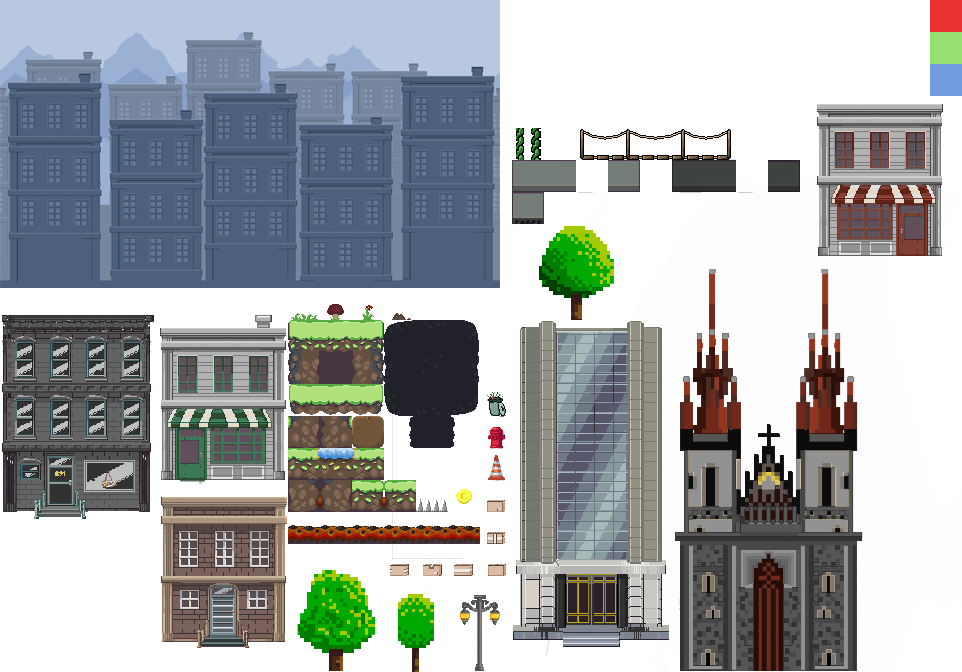
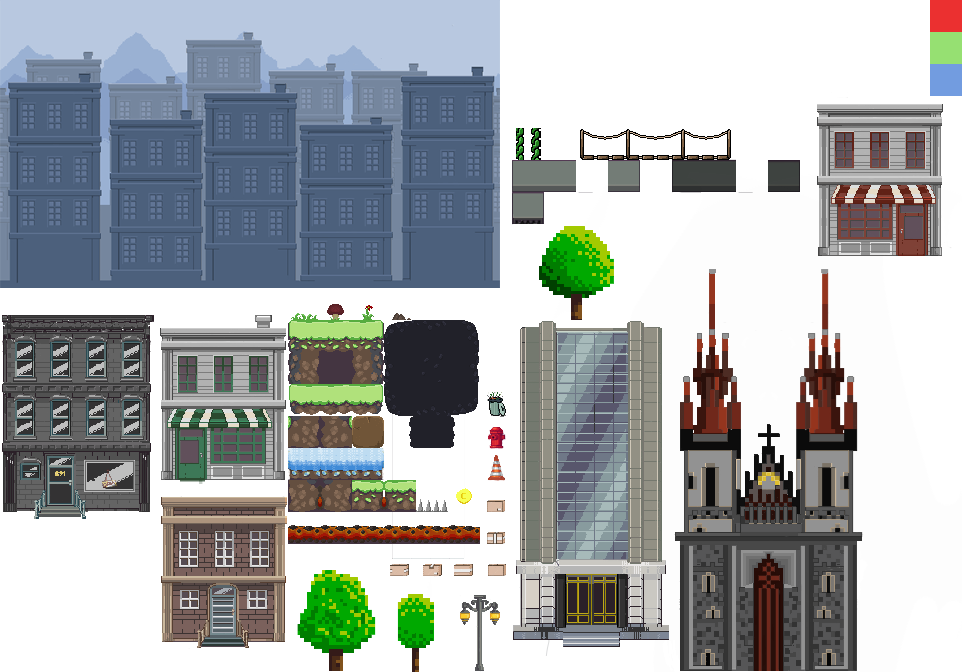
Layers edited between the first and the second w=962, h=672 image:
added layer "Capa 14" above "Art Tileset" over [352, 448, 384, 480]
moved "Art Tileset" above "Building 06", painted on it over [288, 447, 384, 480]
